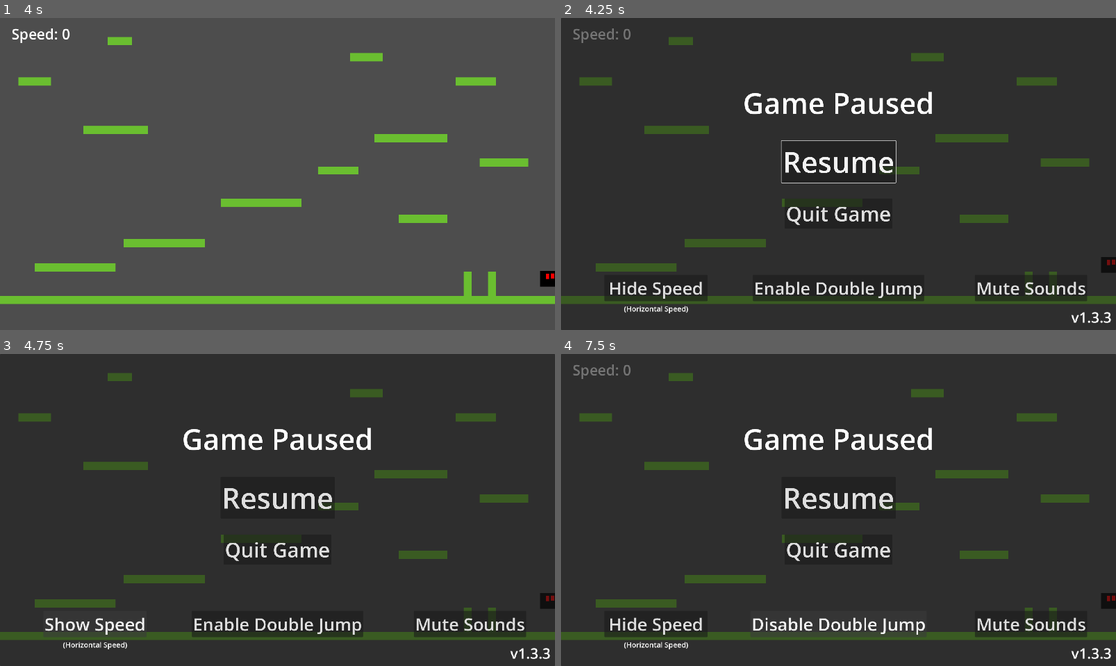
Above: before the commit, frames 1-4 (two rows, left to right).
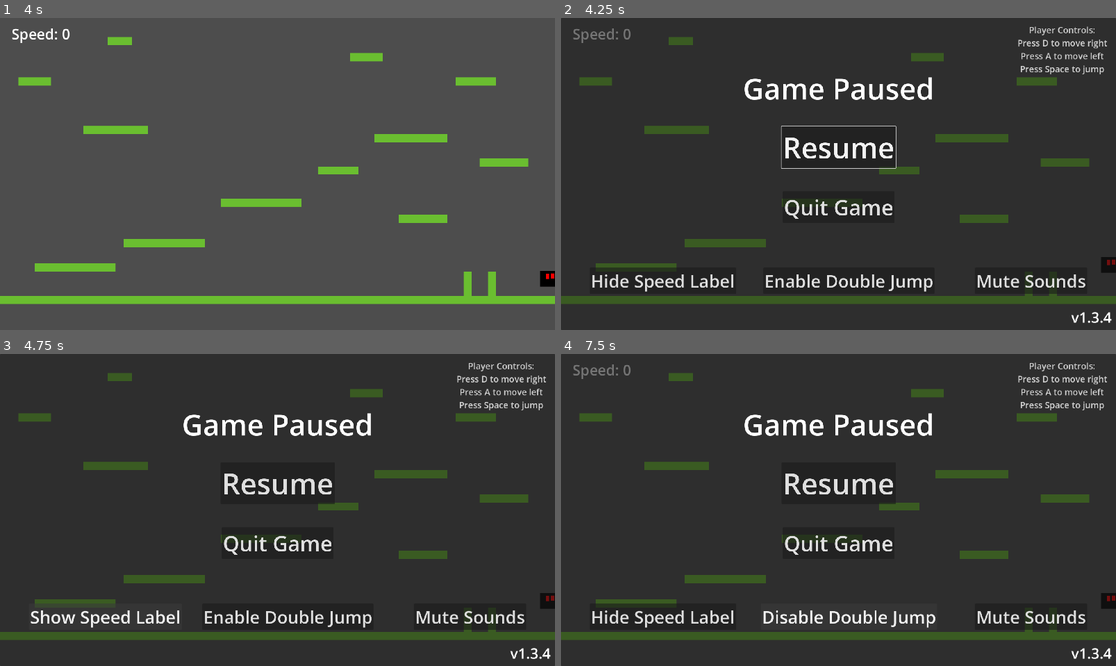
Above: after the commit, the same moments.

Repository: BilgiPasa/2d-platformer-movement-2
Game: Godot game, scene res://Scenes/main_scene.tscn
The game is run twice, just before and just after one commit, with the same random seed, the same clock (stepped at 60 frames per second) and the same inputs.
Inputs (mouse positions are in pixels of both pictures, inside the frame that each line leads up to):
- Up to frame 1 (4 s): tap Enter at 0.5 s; hold D (move_right) 0.53-2.03 s; tap Space (jump) at 0.6, 0.77, 1.07, 1.35, 1.52, 1.82, 2.1, 2.85, 3.02, 3.32, 3.6, 3.77 s; hold A (move_left) 2.03-2.78 s; hold D (move_right) from 2.78 s (still down)
- Up to frame 2 (4.25 s): keep holding D (move_right); tap Space (jump) at 4.07 s; tap Escape (ui_cancel) at 4.15 s
- Up to frame 3 (4.75 s): release D (move_right) at 4.25 s; click (94, 625) at 4.25 s, where only the run before the commit has a clickable "Hide Speed"
- Up to frame 4 (7.5 s): click (655, 625) at 5 s, where only the run before the commit has a clickable "Show Speed"; click (660, 616) at 5.75 s, where only the run after the commit has a clickable "Hide Speed Label"; click (666, 616) at 6.5 s, where only the run after the commit has a clickable "Show Speed Label"; click "Enable Double Jump" at 7.25 s

Frame 1 is identical in both runs. In frame 2, 7.4% of the frame differs, in the area x 5-100%, y 2-98%; in frame 3, 6.8%; in frame 4, 6.8%.

Commit message:
Add info label to PauseMenu about player controls, Update PauseMenu scene and script, Update to version 1.3.4

Diff:
--- a/Scenes/pause_menu.tscn
+++ b/Scenes/pause_menu.tscn
@@ -2,7 +2,7 @@
 
 [ext_resource type="Script" uid="uid://dkqtxxhg30nid" path="res://Scripts/pause_menu.gd" id="1_emv3i"]
 
-[node name="PauseMenu" type="Control" unique_id=1267843331 node_paths=PackedStringArray("resume_button", "hide_speed_button", "enable_d_jump_btn", "mute_sounds_btn", "version_label")]
+[node name="PauseMenu" type="Control" unique_id=1267843331 node_paths=PackedStringArray("resume_button", "speed_label_on_off_button", "d_jump_on_off_button", "sounds_on_off_button", "version_label")]
 layout_mode = 3
 anchors_preset = 15
 anchor_right = 1.0
@@ -11,9 +11,9 @@
 grow_vertical = 2
 script = ExtResource("1_emv3i")
 resume_button = NodePath("Panel/ResumeButton")
-hide_speed_button = NodePath("Panel/HideSpeedButton")
-enable_d_jump_btn = NodePath("Panel/EnableDJumpBtn")
-mute_sounds_btn = NodePath("Panel/MuteSoundsBtn")
+speed_label_on_off_button = NodePath("Panel/SpeedLabelOnOffButton")
+d_jump_on_off_button = NodePath("Panel/DJumpOnOffButton")
+sounds_on_off_button = NodePath("Panel/SoundsOnOffButton")
 version_label = NodePath("Panel/VersionLabel")
 
 [node name="Panel" type="Panel" parent="." unique_id=1598775993]
@@ -24,15 +24,34 @@
 grow_horizontal = 2
 grow_vertical = 2
 
+[node name="PlayerControlsLabel" type="Label" parent="Panel" unique_id=1845663888]
+layout_mode = 1
+anchors_preset = 1
+anchor_left = 1.0
+anchor_right = 1.0
+offset_left = -289.0
+offset_top = 20.0
+offset_right = -30.0
+offset_bottom = 169.0
+grow_horizontal = 0
+theme_override_colors/font_color = Color(1, 1, 1, 0.78431374)
+theme_override_font_sizes/font_size = 30
+text = "Player Controls:
+Press D to move right
+Press A to move left
+Press Space to jump"
+horizontal_alignment = 1
+vertical_alignment = 1
+
 [node name="GamePausedLabel" type="Label" parent="Panel" unique_id=742333126]
 layout_mode = 1
 anchors_preset = 5
 anchor_left = 0.5
 anchor_right = 0.5
-offset_left = -297.5
-offset_top = 225.0
-offset_right = 297.5
-offset_bottom = 349.0
+offset_left = -331.0
+offset_top = 175.0
+offset_right = 331.0
+offset_bottom = 312.00018
 grow_horizontal = 2
 theme_override_font_sizes/font_size = 100
 text = "Game Paused"
@@ -45,15 +64,17 @@
 anchor_right = 0.5
 anchor_bottom = 0.5
 offset_left = -197.5
-offset_top = -115.0
+offset_top = -165.0
 offset_right = 197.5
-offset_bottom = 30.0
+offset_bottom = -20.0
 grow_horizontal = 2
 grow_vertical = 2
 focus_neighbor_left = NodePath(".")
+focus_neighbor_top = NodePath("../DJumpOnOffButton")
 focus_neighbor_right = NodePath(".")
 focus_neighbor_bottom = NodePath("../QuitGameButton")
 focus_next = NodePath("../QuitGameButton")
+focus_previous = NodePath("../SoundsOnOffButton")
 theme_override_font_sizes/font_size = 100
 text = "Resume"
 
@@ -64,76 +85,63 @@
 anchor_top = 0.5
 anchor_right = 0.5
 anchor_bottom = 0.5
-offset_left = -186.0
-offset_top = 85.0
-offset_right = 186.0
-offset_bottom = 189.0
+offset_left = -193.5
+offset_top = 60.0
+offset_right = 193.5
+offset_bottom = 169.00012
 grow_horizontal = 2
 grow_vertical = 2
 focus_neighbor_left = NodePath(".")
 focus_neighbor_top = NodePath("../ResumeButton")
 focus_neighbor_right = NodePath(".")
-focus_neighbor_bottom = NodePath("../EnableDJumpBtn")
-focus_next = NodePath("../HideSpeedButton")
+focus_neighbor_bottom = NodePath("../DJumpOnOffButton")
+focus_next = NodePath("../SpeedLabelOnOffButton")
 focus_previous = NodePath("../ResumeButton")
-theme_override_font_sizes/font_size = 70
+theme_override_font_sizes/font_size = 73
 text = "Quit Game"
 
-[node name="HideSpeedButton" type="Button" parent="Panel" unique_id=345498973]
+[node name="SpeedLabelOnOffButton" type="Button" parent="Panel" unique_id=345498973]
 layout_mode = 1
 anchors_preset = 2
 anchor_top = 1.0
 anchor_bottom = 1.0
-offset_left = 150.0
-offset_top = -191.0
-offset_right = 507.0
-offset_bottom = -100.0
+offset_left = 100.0
+offset_top = -216.0
+offset_right = 606.0001
+offset_bottom = -125.0
 grow_vertical = 0
+focus_neighbor_left = NodePath("../SoundsOnOffButton")
 focus_neighbor_top = NodePath("../QuitGameButton")
-focus_neighbor_right = NodePath("../EnableDJumpBtn")
-focus_next = NodePath("../EnableDJumpBtn")
+focus_neighbor_right = NodePath("../DJumpOnOffButton")
+focus_neighbor_bottom = NodePath("../ResumeButton")
+focus_next = NodePath("../DJumpOnOffButton")
 focus_previous = NodePath("../QuitGameButton")
 theme_override_font_sizes/font_size = 60
-text = "Hide Speed"
+text = "Hide Speed Label"
 
-[node name="InfoLabel" type="Label" parent="Panel/HideSpeedButton" unique_id=1531494073]
+[node name="DJumpOnOffButton" type="Button" parent="Panel" unique_id=588773477]
 layout_mode = 1
 anchors_preset = 7
 anchor_left = 0.5
 anchor_top = 1.0
 anchor_right = 0.5
 anchor_bottom = 1.0
-offset_left = -111.0
-offset_top = 9.0
-offset_right = 111.0
-offset_bottom = 44.0
+offset_left = -260.0
+offset_top = -216.0
+offset_right = 332.0
+offset_bottom = -125.0
 grow_horizontal = 2
 grow_vertical = 0
-theme_override_font_sizes/font_size = 25
-text = "(Horizontal Speed)"
-
-[node name="EnableDJumpBtn" type="Button" parent="Panel" unique_id=588773477]
-layout_mode = 1
-anchors_preset = 7
-anchor_left = 0.5
-anchor_top = 1.0
-anchor_right = 0.5
-anchor_bottom = 1.0
-offset_left = -296.0
-offset_top = -191.0
-offset_right = 296.0
-offset_bottom = -100.0
-grow_horizontal = 2
-grow_vertical = 0
-focus_neighbor_left = NodePath("../HideSpeedButton")
+focus_neighbor_left = NodePath("../SpeedLabelOnOffButton")
 focus_neighbor_top = NodePath("../QuitGameButton")
-focus_neighbor_right = NodePath("../MuteSoundsBtn")
-focus_next = NodePath("../MuteSoundsBtn")
-focus_previous = NodePath("../HideSpeedButton")
+focus_neighbor_right = NodePath("../SoundsOnOffButton")
+focus_neighbor_bottom = NodePath("../ResumeButton")
+focus_next = NodePath("../SoundsOnOffButton")
+focus_previous = NodePath("../SpeedLabelOnOffButton")
 theme_override_font_sizes/font_size = 60
 text = "Enable Double Jump"
 
-[node name="MuteSoundsBtn" type="Button" parent="Panel" unique_id=1324146529]
+[node name="SoundsOnOffButton" type="Button" parent="Panel" unique_id=1324146529]
 layout_mode = 1
 anchors_preset = 3
 anchor_left = 1.0
@@ -141,14 +149,17 @@
 anchor_right = 1.0
 anchor_bottom = 1.0
 offset_left = -488.0
-offset_top = -191.0
+offset_top = -216.0
 offset_right = -100.0
-offset_bottom = -100.0
+offset_bottom = -125.0
 grow_horizontal = 0
 grow_vertical = 0
-focus_neighbor_left = NodePath("../EnableDJumpBtn")
+focus_neighbor_left = NodePath("../DJumpOnOffButton")
 focus_neighbor_top = NodePath("../QuitGameButton")
-focus_previous = NodePath("../EnableDJumpBtn")
+focus_neighbor_right = NodePath("../SpeedLabelOnOffButton")
+focus_neighbor_bottom = NodePath("../ResumeButton")
+focus_next = NodePath("../ResumeButton")
+focus_previous = NodePath("../DJumpOnOffButton")
 theme_override_font_sizes/font_size = 60
 text = "Mute Sounds"
 
@@ -171,6 +182,6 @@
 [connection signal="visibility_changed" from="." to="." method="_on_visibility_changed"]
 [connection signal="pressed" from="Panel/ResumeButton" to="." method="_on_resume_button_pressed"]
 [connection signal="pressed" from="Panel/QuitGameButton" to="." method="_on_quit_game_button_pressed"]
-[connection signal="pressed" from="Panel/HideSpeedButton" to="." method="_on_hide_speed_button_pressed"]
-[connection signal="pressed" from="Panel/EnableDJumpBtn" to="." method="_on_enable_d_jump_btn_pressed"]
-[connection signal="pressed" from="Panel/MuteSoundsBtn" to="." method="_on_mute_sounds_btn_pressed"]
+[connection signal="pressed" from="Panel/SpeedLabelOnOffButton" to="." method="_on_spd_lbl_on_off_btn_pressed"]
+[connection signal="pressed" from="Panel/DJumpOnOffButton" to="." method="_on_d_jump_on_off_btn_pressed"]
+[connection signal="pressed" from="Panel/SoundsOnOffButton" to="." method="_on_sounds_on_off_btn_pressed"]
--- a/Scripts/pause_menu.gd
+++ b/Scripts/pause_menu.gd
@@ -5,9 +5,9 @@
 signal hide_speed_lbl
 
 @export var resume_button: Button
-@export var hide_speed_button: Button
-@export var enable_d_jump_btn: Button
-@export var mute_sounds_btn: Button
+@export var speed_label_on_off_button: Button
+@export var d_jump_on_off_button: Button
+@export var sounds_on_off_button: Button
 @export var version_label: Label
 
 func _ready() -> void:
@@ -26,30 +26,30 @@
 func quit_game() -> void:
 	get_tree().quit()
 
-func _on_hide_speed_button_pressed() -> void:
+func _on_spd_lbl_on_off_btn_pressed() -> void:
 	if Globals.speed_label_hidden: # Show
 		Globals.speed_label_hidden = false
 		show_speed_lbl.emit()
-		hide_speed_button.text = "Hide Speed"
+		speed_label_on_off_button.text = "Hide Speed Label"
 	else: # Hide
 		Globals.speed_label_hidden = true
 		hide_speed_lbl.emit()
-		hide_speed_button.text = "Show Speed"
+		speed_label_on_off_button.text = "Show Speed Label"
 
-func _on_enable_d_jump_btn_pressed() -> void:
+func _on_d_jump_on_off_btn_pressed() -> void:
 	if Globals.can_double_jump: # Disable
 		Globals.can_double_jump = false
-		enable_d_jump_btn.text = "Enable Double Jump"
+		d_jump_on_off_button.text = "Enable Double Jump"
 	else: # Enable
 		Globals.can_double_jump = true
-		enable_d_jump_btn.text = "Disable Double Jump"
+		d_jump_on_off_button.text = "Disable Double Jump"
 
-func _on_mute_sounds_btn_pressed() -> void:
+func _on_sounds_on_off_btn_pressed() -> void:
 	if Globals.sounds_muted: # Unmute
 		Globals.sounds_muted = false
 		AudioServer.set_bus_mute(AudioServer.get_bus_index("Master"), false)
-		mute_sounds_btn.text = "Mute Sounds"
+		sounds_on_off_button.text = "Mute Sounds"
 	else: # Mute
 		Globals.sounds_muted = true
 		AudioServer.set_bus_mute(AudioServer.get_bus_index("Master"), true)
-		mute_sounds_btn.text = "Unmute Sounds"
+		sounds_on_off_button.text = "Unmute Sounds"
--- a/project.godot
+++ b/project.godot
@@ -11,7 +11,7 @@
 [application]
 
 config/name="2d-platformer-movement-2"
-config/version="1.3.3"
+config/version="1.3.4"
 run/main_scene="uid://bw2g12hscoe1q"
 config/features=PackedStringArray("4.7", "Forward Plus")
 config/icon="uid://blmqi2fumpi0p"
